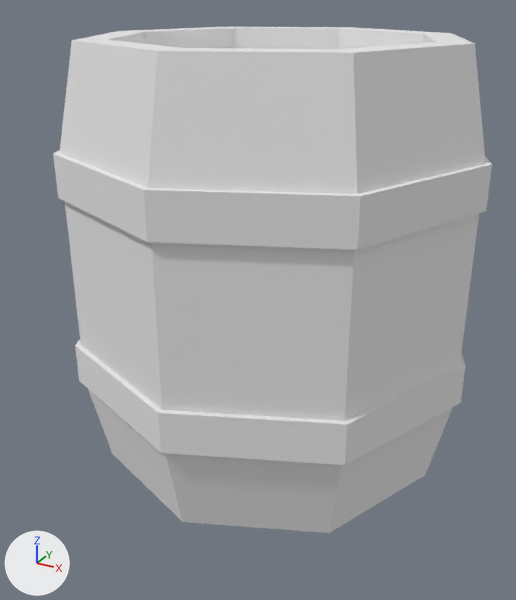
What one commit did to the OBJ model models/barrel_0.obj.
One viewpoint serves both versions: a 50 mm camera at (1.46, -2.79, 1.18) aimed at (-0.02, -0.1, -0.17). The lights are fixed; the arrows at lower left show +X, +Y and +Z. Where no turn or scale is listed for an object, it has been applied to the vertices.

The scene before the commit, as lines of its bpy script (objects in view):
```python
me_cylinder_002 = bpy.data.meshes.new('Cylinder.002')
me_cylinder_002.from_pydata(...)  # 112 vertices, 99 faces; spans x -0.93..0.93, y -0.93..0.93, z -0.92..0.99
me_cylinder_002.materials.append(mat_material_001)  # white #e7e7e7
ob_cylinder_002 = bpy.data.objects.new('Cylinder.002', me_cylinder_002)
ob_cylinder_002.location = (0.0, 0.0, 0.0)
```
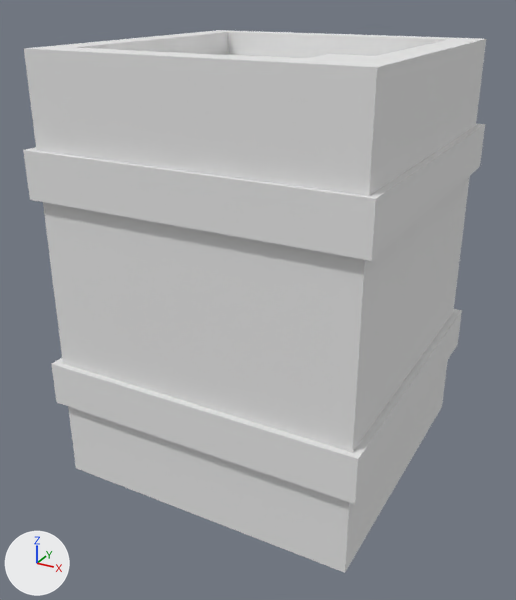
What differs and where, as boxes [x1, y1, x2, y2] in the pictures (516 x 600 px):
'Cylinder.002', reshaped (7% taller): before [53, 27, 492, 533]; after [23, 30, 486, 573]
part 1 of me_cylinder_002, rebuilt (7% taller): before [53, 27, 492, 533]; after [23, 30, 486, 573]
part 2 of me_cylinder_002, added: after [305, 54, 373, 61]

The edits, one by one:
me_cylinder_002 is used by ob_cylinder_002; location (0.0, 0.0, 0.0).
Verts and faces of me_cylinder_002; kept vertices keep their numbers, new ones are numbered from 112.
me_cylinder_002 had 112 vertices, 99 faces and spanned x -0.93..0.93, y -0.93..0.93, z -0.92..0.99.
me_cylinder_002 now has 56 vertices, 51 faces and spans x -0.74..0.74, y -0.74..0.74, z -0.97..0.96.
me_cylinder_002 part 1: the loose piece of 96 vertices spanning x -0.93..0.93, y -0.93..0.93, z -0.92..0.99 is rebuilt with 48 vertices and now spans x -0.74..0.74, y -0.74..0.74, z -0.97..0.96.
Part 2, on me_cylinder_002:
New vertex 112 is at (0.19, -0.13, 0.92), pixel (301, 59).
New vertex 113 is at (0.19, 0.13, 0.92), pixel (329, 54).
New vertex 114 is at (0.19, 0.13, 0.84).
New vertex 115 is at (0.19, -0.13, 0.84).
New vertices 116 to 119 stand at vertices 112 to 115, in that order, plus (0.27, 0.0, 0.0).
New faces: (112, 115, 119, 116), (116, 119, 118, 117), (113, 117, 118, 114), (112, 116, 117, 113), (112, 113, 114, 115).
